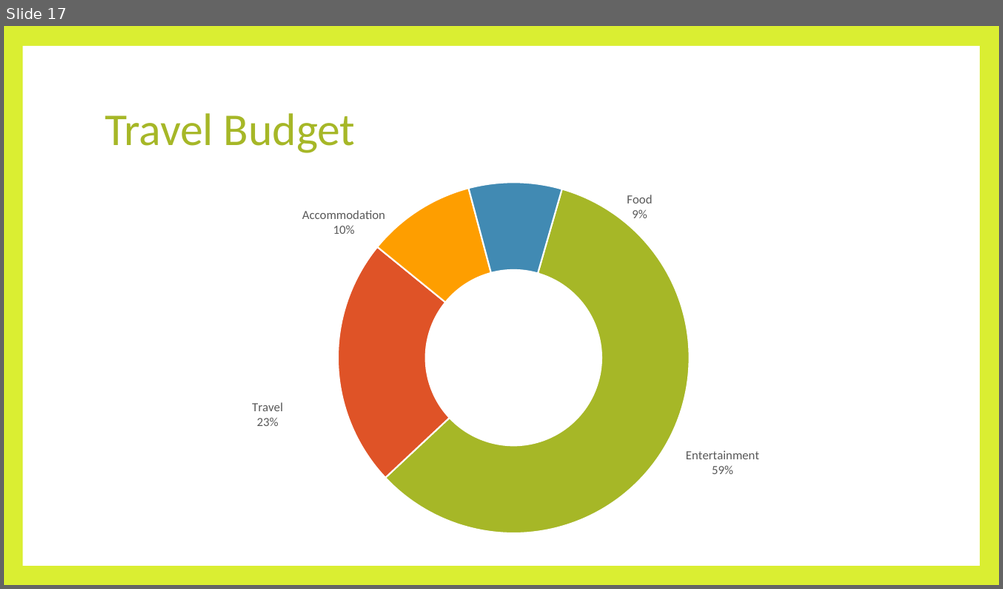
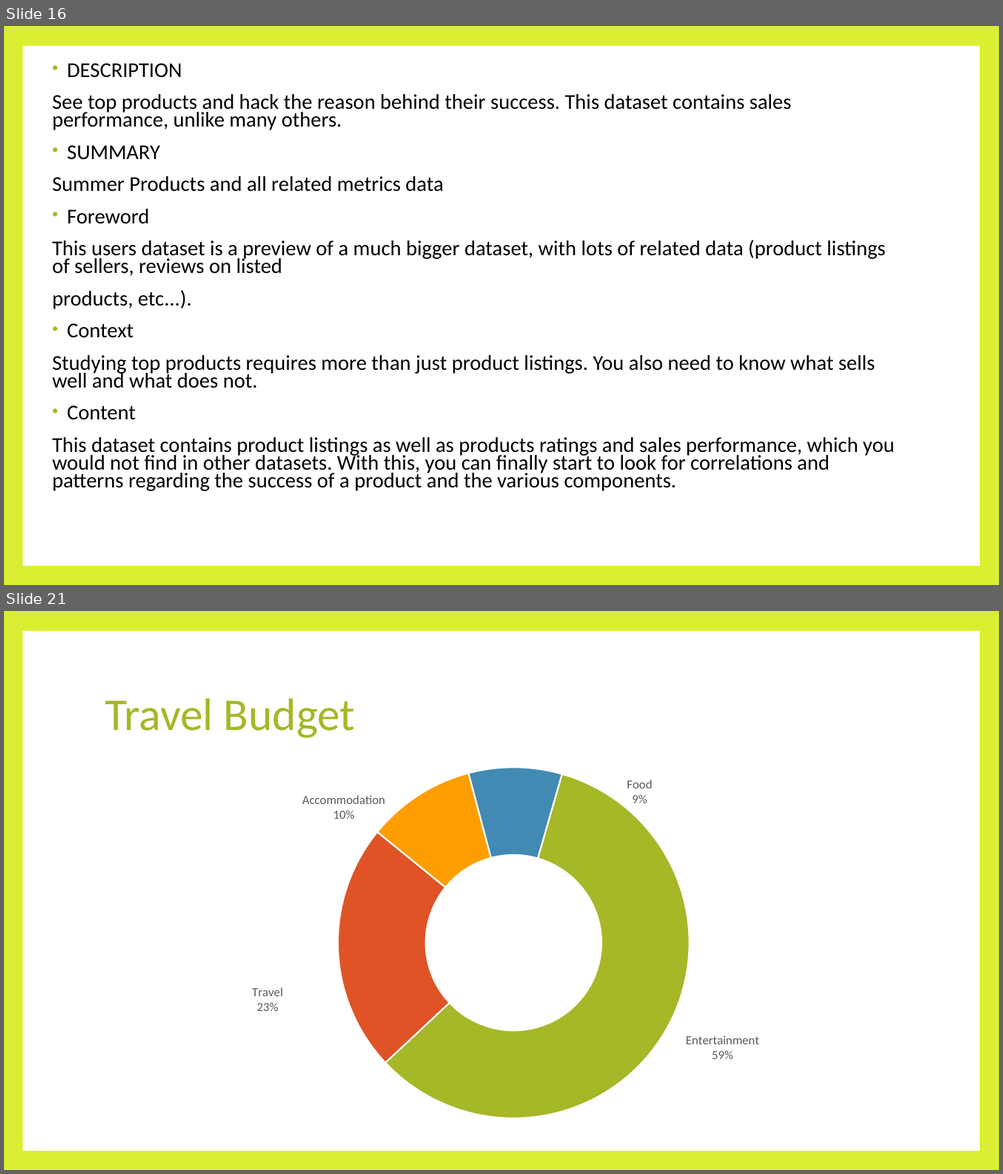
Before and after one commit to SpringNuance/Business-Intelligence, a slide deck: Power BI Assignment/Business Intelligence_Power BI Assignment Report.pptx. Shown one above the other, each under a label of ours: slide 17 before the commit, slides 16 and 21 after it; the slides between them are not shown. The pictures are 1003x589 and 1003x1174 pixels, drawn with LibreOffice and Linux fonts; fonts in the diff are those of the drawing. Boxes give left, top, right and bottom in pixels: in the first picture for what was removed or moved away, otherwise in the second. Text is boxed around its words. In the diff, an @@ line names an element or a change of style, - is before the commit and + after.

```diff
--- a/Power BI Assignment/Business Intelligence_Power BI Assignment Report.pptx
+++ b/Power BI Assignment/Business Intelligence_Power BI Assignment Report.pptx
@@ slide 16 added at [4,26,999,585], background #DAEE32; not listed: 1 template element that a slide beside it also shows @@
@@ text added at [52,63,894,491], 20.4 pt, text #000000 @@
+• DESCRIPTION
+See top products and hack the reason behind their success. This dataset contains sales performance, unlike many others.
+• SUMMARY
+Summer Products and all related metrics data
+• Foreword
+This users dataset is a preview of a much bigger dataset, with lots of related data (product listings of sellers, reviews on listed
+products, etc...).
+• Context
+Studying top products requires more than just product listings. You also need to know what sells well and what does not.
+• Content
+This dataset contains product listings as well as products ratings and sales performance, which you would not find in other datasets. With this, you can finally start to look for correlations and patterns regarding the success of a product and the various components.
@@ what was slide 17 is now slide 21 @@
```
Also in this commit, not shown: 17 other slides added, 14 slides removed, 3 other files.
